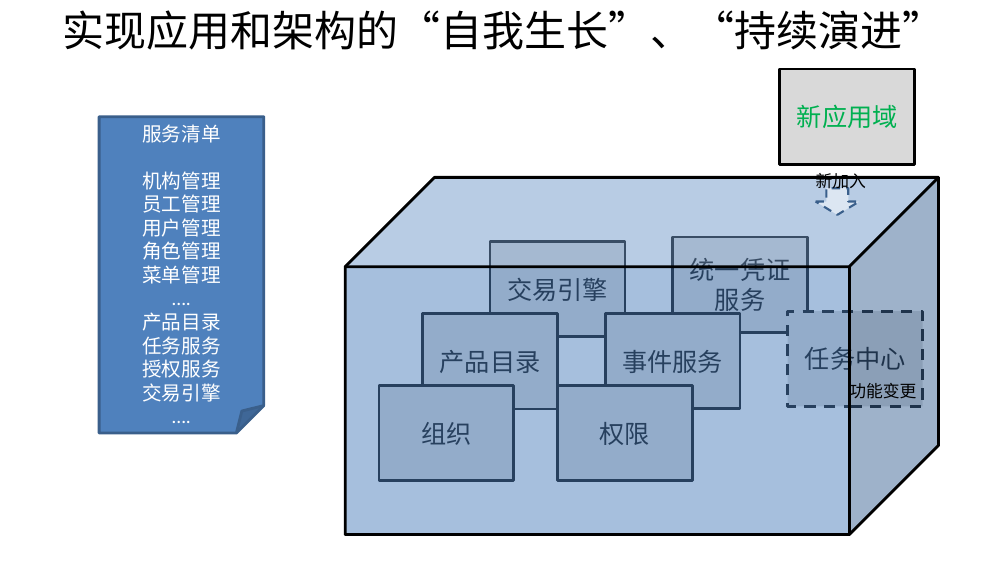
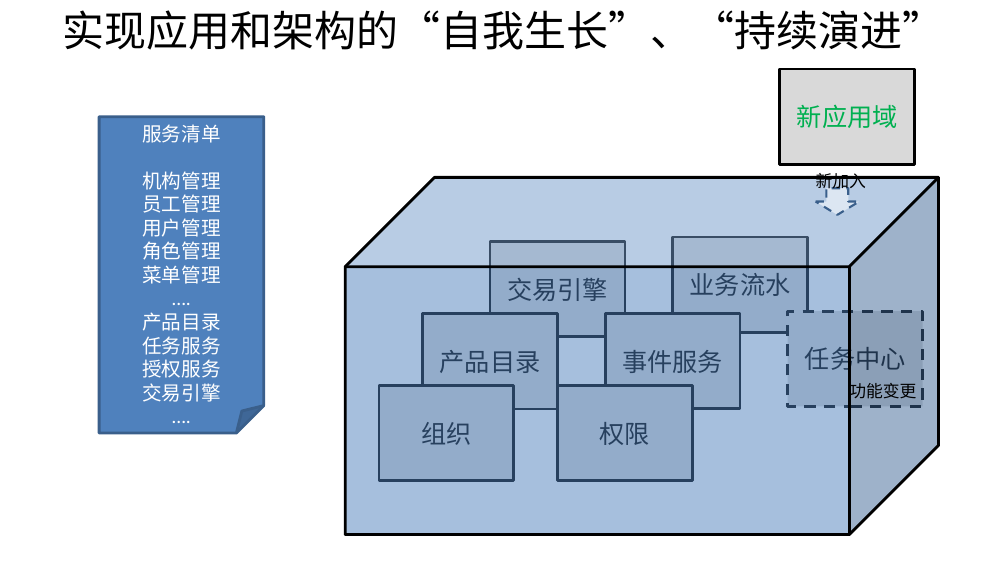
Before and after one commit to shiyunlai/tistools, a slide deck: slide 7 of TIStools.pptx (slide 6 before the commit). Drawn at 1008x567 pixels with LibreOffice and Linux fonts; fonts in the diff are those of the drawing. Boxes give left, top, right and bottom in pixels: in the first picture for what was removed or moved away, otherwise in the second. Text is boxed around its words. In the diff, an @@ line names an element or a change of style, - is before the commit and + after.

```diff
--- a/TIStools.pptx
+++ b/TIStools.pptx
@@ text in rectangle at (690,273,791,296): text changed @@
-统一凭证服务
+业务流水
```
Also in this commit, not shown: 2 other slides changed, 1 slide added, 16 other files.
